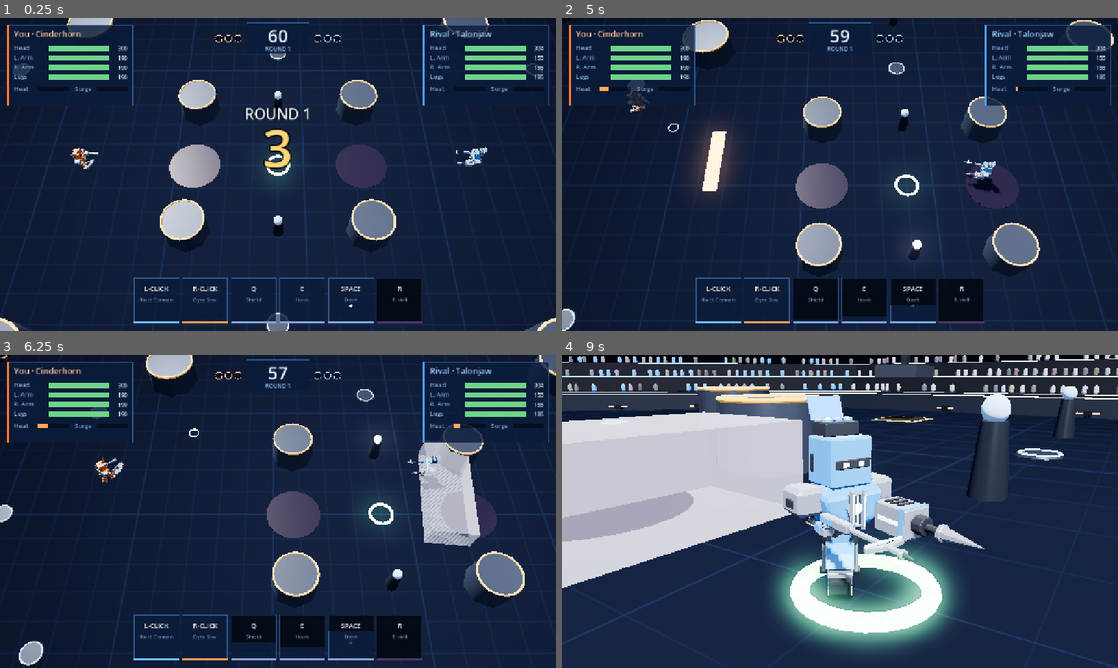
Above: before the commit, frames 1-4 (two rows, left to right).
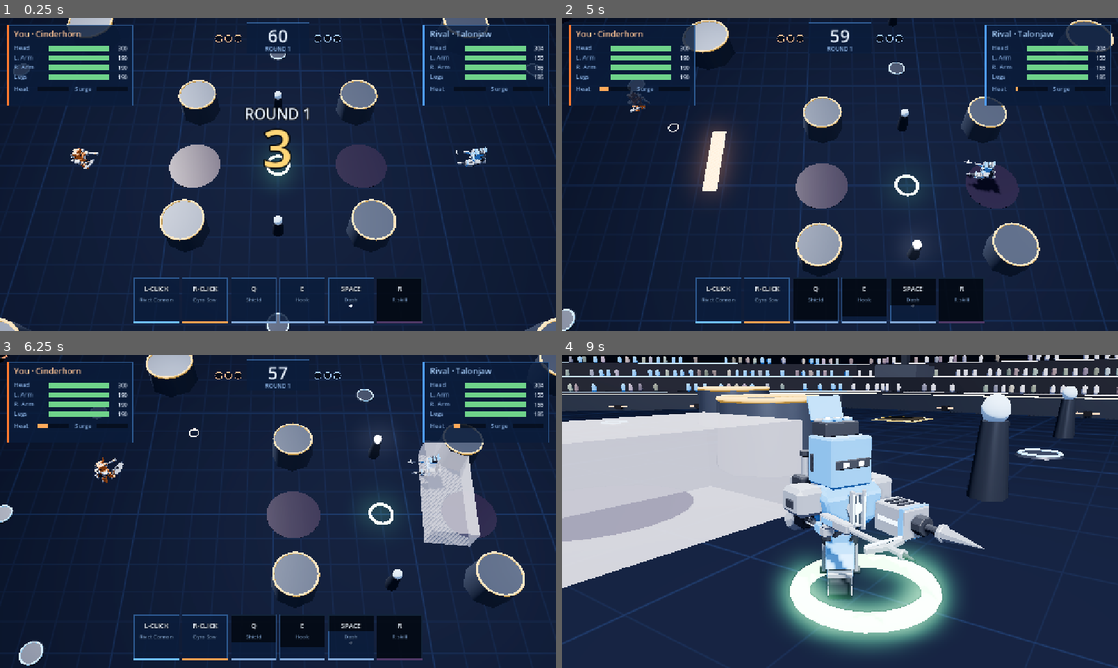
Above: after the commit, the same moments.

Repository: Vegm92/mech-duel
Game: Godot game, scene res://main.tscn
The game is run twice, just before and just after one commit, with the same random seed, the same clock (stepped at 60 frames per second) and the same inputs.
Inputs (mouse positions are in pixels of both pictures, inside the frame that each line leads up to):
- Up to frame 1 (0.25 s): no input
- Up to frame 2 (5 s): tap Enter at 0.5, 0.6, 2.3, 2.85, 4.55 s; move the mouse to (962, 158) at 0.52 s; hold D 0.53-1.28 s; click (962, 158) at 0.67 s; tap Space at 0.77, 1.52, 2.75, 3.02, 3.77, 4.52 s; tap Keypad Enter at 0.8, 1.35, 3.05, 3.6 s; move the mouse to (728, 190) at 1.27 s; hold S 1.28-2.03 s; tap E at 1.55, 2.1, 3.8 s; move the mouse to (895, 105) at 2.02 s; hold D 2.03-2.78 s; move the mouse to (812, 237) at 2.77 s; hold W 2.78-3.53 s; click (812, 237) at 2.92 s; move the mouse to (1006, 221) at 3.52 s; hold A from 3.53 s (still down); move the mouse to (673, 127) at 4.27 s; tap Q at 4.35 s
- Up to frame 3 (6.25 s): move the mouse to (305, 511) at 5.02 s; release A at 5.03 s; hold S 5.03-5.78 s; tap E at 5.1, 6.05 s; click (305, 511) at 5.17 s; tap Keypad Enter at 5.3 s; move the mouse to (194, 433) at 5.77 s; hold D from 5.78 s (still down); tap R at 5.85 s; tap Space at 6.02 s
- Up to frame 4 (9 s): move the mouse to (962, 495) at 6.52 s; release D at 6.53 s; hold W 6.53-7.28 s; tap L at 6.6 s; tap Space at 6.77, 7.52 s; tap Enter at 6.8, 8.75 s; move the mouse to (728, 527) at 7.27 s; hold D 7.28-8.03 s; tap F at 7.35 s; click (728, 527) at 7.42 s; tap Keypad Enter at 7.55 s; move the mouse to (895, 442) at 8.02 s; hold S 8.03-8.78 s; tap C at 8.1 s; tap E at 8.3 s; move the mouse to (812, 574) at 8.77 s; hold A from 8.78 s (still down); tap Tab at 8.85 s

The runs differ from the first frame. In frame 1, less than 0.1% of the frame differs, in the area x 12-88%, y 43-47%; in frame 2, less than 0.1%; in frame 3, less than 0.1%; in frame 4, 0.3%, in the area x 40-45%, y 30-56%.

Commit message:
feat(godot): booster models from Blender, one per booster
Six boosters in boosters.glb, built by boosters_build.py in
art/boosters.blend: flicker, wisp, thruster, twin, comet, rocket, each
bigger the farther it dashes. Drawn at SCALE 1.5 around the mount
point so they read from the game camera. build() puts the loadout's
booster on the chest's back face (BACK per chest size); the chests
lose their old built-in jets. Glow parts take the trail color and
brighten while dashing. --booster=<id> look flag.

Design: games/mech-duel/CLAUDE.md, "Boosters" (Victor 2026-10-26).
Evidence: production/qa/evidence/godot-boosters-2026-10-26.png

Co-Authored-By: Claude Opus 5.5 <noreply@anthropic.com>

Diff:
--- a/godot/src/main.gd
+++ b/godot/src/main.gd
@@ -33,6 +33,7 @@
 var core_arg := ""
 var arms_arg := ""
 var legs_arg := ""
+var booster_arg := ""
 var target := 0
 var orbit := Vector2.ZERO
 var zoom := 1.0
@@ -61,6 +62,8 @@
 			arms_arg = a.substr(7)
 		elif a.begins_with("--legs="):
 			legs_arg = a.substr(7)
+		elif a.begins_with("--booster="):
+			booster_arg = a.substr(10)
 	Input.set_default_cursor_shape(Input.CURSOR_CROSS)
 	cam = Camera3D.new()
 	cam.fov = 40.0
@@ -90,6 +93,8 @@
 		mine.arms = arms_arg
 	if legs_arg != "":
 		mine.legs = legs_arg
+	if booster_arg != "":
+		mine.booster = booster_arg
 	state = Sim.create_state([mine, rival])
 	brain = Bot.create_brain(s + 1)
 	pilot = Bot.create_brain(s + 2)
--- a/godot/src/mech.gd
+++ b/godot/src/mech.gd
@@ -11,6 +11,7 @@
 static var DARK := Color8(44, 48, 58)
 static var CORE_C := {"furnace": Color8(255, 150, 60), "coolant": Color8(110, 230, 255), "reactor": Color8(190, 255, 90 …(485 unchanged characters)…
 static var SHOULDER := {"light": 0.41, "standard": 0.46, "heavy": 0.52}
+static var BACK := {"light": 0.279, "standard": 0.313, "heavy": 0.349}
 static var WHIRL := {"flywheel": ["flywheel_disc", Vector3(0.346, 1.22, 0), Vector3.RIGHT, 8.0], "gravity": ["gravity_ring", Vector3(0.4085, 1.22, 0), Vector3(0.35, 1, 0.5).normalized(), 3.0]}
 static var _mats := {}
 static var _meshes := {}
@@ -200,6 +201,7 @@
 	shoulder = SHOULDER[size]
 	add_part(torso, "Chest_" + size, parts)
 	add_part(torso, lo.core, parts, "cores")
+	add_part(torso, lo.booster, parts, "boosters").position.x = -BACK[size]
 	if WHIRL.has(lo.core):
 		var wh: Array = WHIRL[lo.core]
 		whirl.append([add_part(torso, wh[0], parts, "cores"), wh[2], wh[3]])
Binary file added: godot/assets/models/boosters.glb
Not shown, added: godot/assets/models/boosters.glb.import
Binary file changed: godot/assets/models/light.glb
Not shown, changed: CLAUDE.md
Not shown, added: art/boosters.blend
Not shown, changed: art/light.blend
